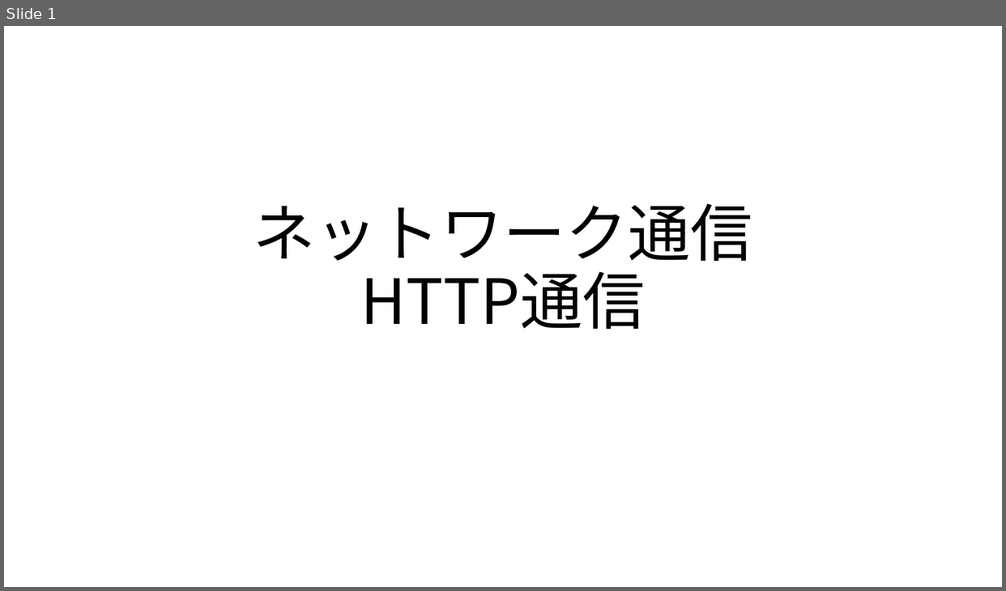
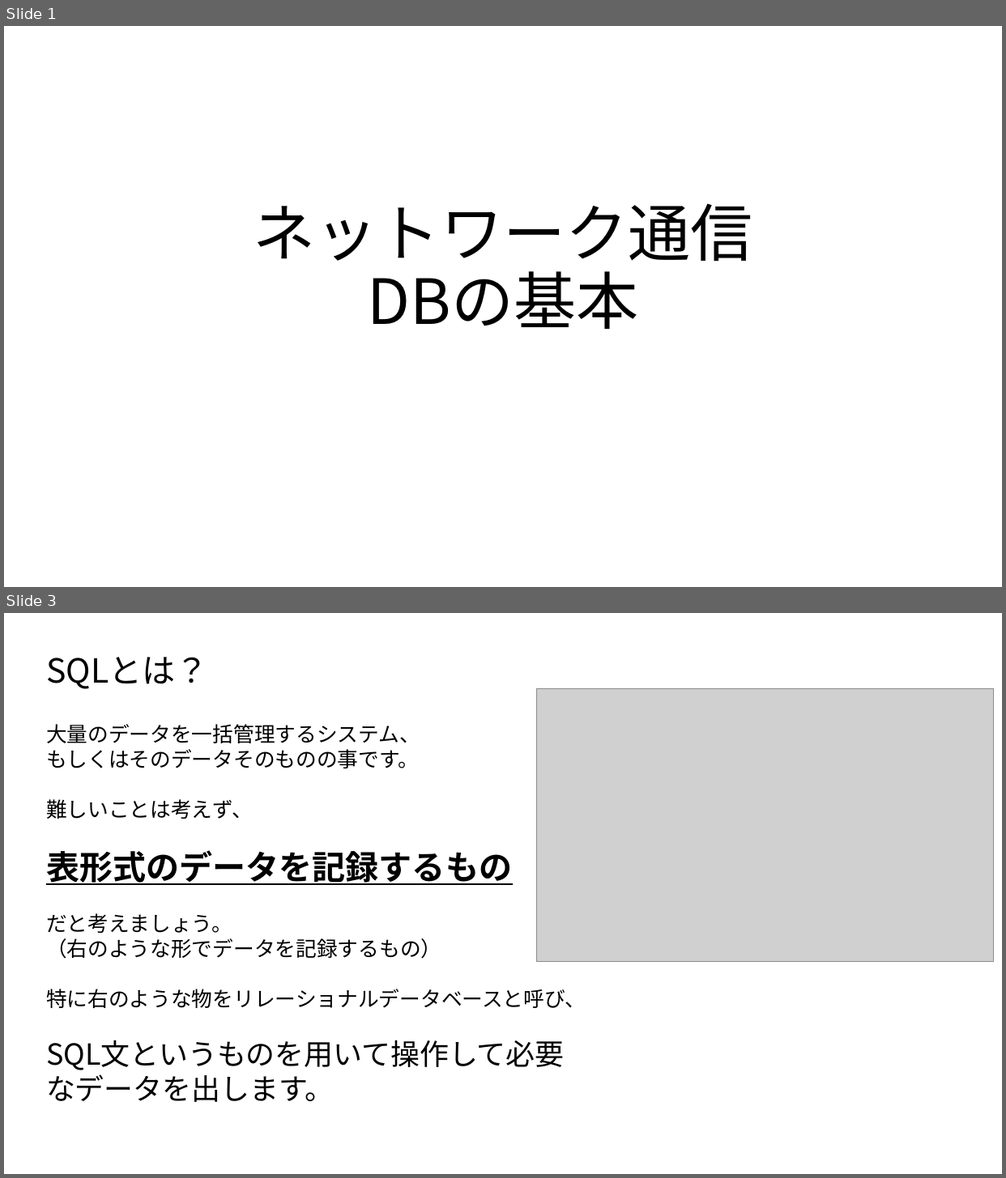
Before and after one commit to MahiroCreative/GameEngineFor2022, a slide deck: 2.SecondSemester/2.ネットワーク通信_データベースの基本.pptx. Shown one above the other, each under a label of ours: slide 1 before the commit, slides 1 and 3 after it; the slides between them are not shown. The pictures are 1006x591 and 1006x1178 pixels, drawn with LibreOffice and Linux fonts; fonts in the diff are those of the drawing; grey boxes stand for pictures. Boxes give left, top, right and bottom in pixels: in the first picture for what was removed or moved away, otherwise in the second. Text is boxed around its words. In the diff, an @@ line names an element or a change of style, - is before the commit and + after.

```diff
--- a/2.SecondSemester/2.ネットワーク通信_データベースの基本.pptx
+++ b/2.SecondSemester/2.ネットワーク通信_データベースの基本.pptx
@@ slide 3 added at (4, 613, 1002, 1174), background #FFFFFF @@
@@ title added at (46, 657, 209, 689), 32 pt, text #000000 @@
+SQLとは？
@@ picture added at (537, 688, 995, 962) @@
@@ text added at (46, 724, 586, 1102), 20 pt, text #000000 @@
+大量のデータを一括管理するシステム、
+もしくはそのデータそのものの事です。
+難しいことは考えず、
+表形式のデータを記録するもの
+だと考えましょう。
+（右のような形でデータを記録するもの）
+特に右のような物をリレーショナルデータベースと呼び、
+SQL文というものを用いて操作して必要なデータを出します。
@@ slide 1 changed as well @@
@@ title at (253, 203, 752, 329): text changed @@
-ネットワーク通信
-HTTP通信
+ネットワーク通信
+DBの基本
```
Also in this commit, not shown: 1 other slide added, 8 slides removed, 1 other file.
